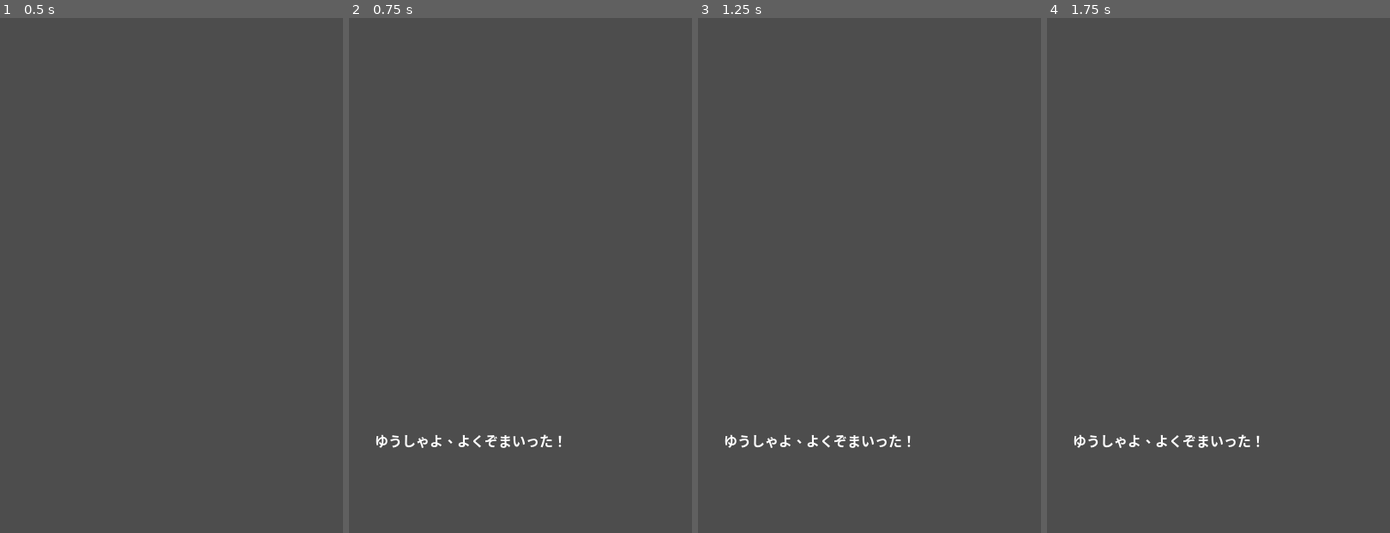
Above: before the commit, frames 1-4 (left to right).
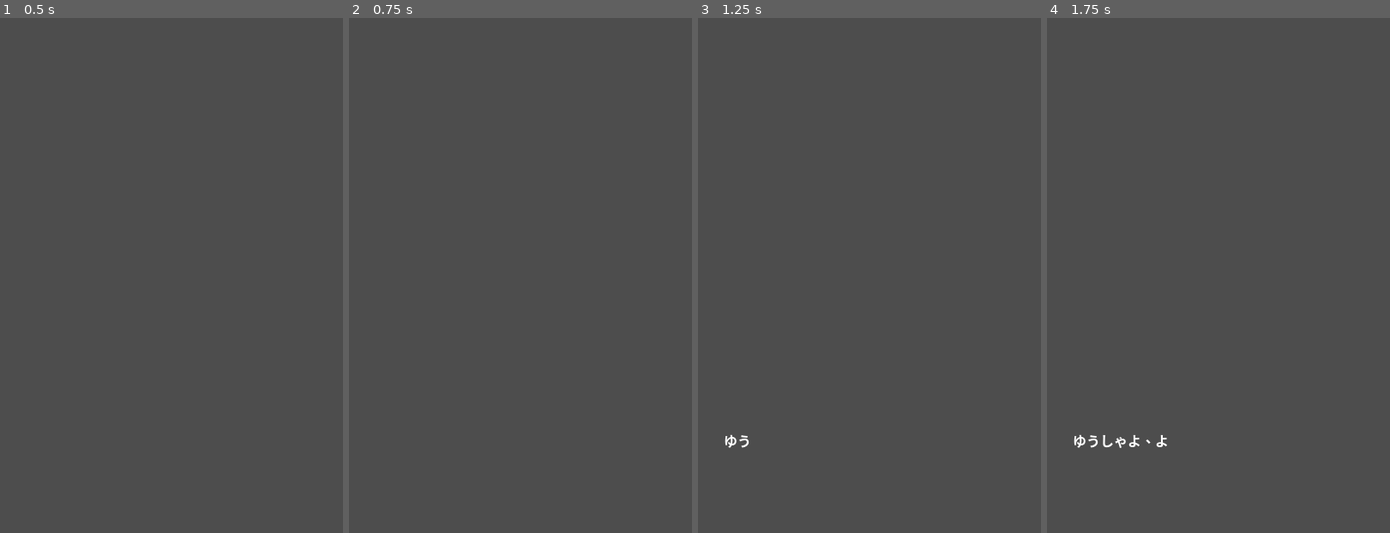
Above: after the commit, the same moments.

Repository: allgorilla/jutegame
Game: Godot game, scene res://CastleScene.tscn
Two runs of this game, one before a commit and one after it. Both use one fixed random seed, a clock stepped at 60 frames per second and the inputs below. This scene is started directly instead of the project's main scene.
Inputs (mouse positions are in pixels of both pictures, inside the frame that each line leads up to):
- Up to frame 1 (0.5 s): no input
- Up to frame 2 (0.75 s): tap Enter at 0.5 s; move the mouse to (595, 249) at 0.52 s; click (595, 249) at 0.67 s
- Up to frame 3 (1.25 s): no input
- Up to frame 4 (1.75 s): move the mouse to (1149, 301) at 1.27 s; click (1149, 301) at 1.42 s

Frame 1 is identical in both runs. In frame 2, 0.5% of the frame differs, in the area x 7-62%, y 80-84%; in frame 3, 0.4%; in frame 4, 0.2%.

Commit message:
メッセージを１文字づつ表示。。

Diff:
--- a/CastleScene.gd
+++ b/CastleScene.gd
@@ -3,12 +3,22 @@
 @onready var message_label = $UI/MessageWindow/MessageLabel
 
 func _ready():
-	# 最初は空にしておく
-	message_label.text = ""
+	# 1. 最初は文字をセットし、表示割合を 0（何も見えない状態）にする
+	message_label.text = "ゆうしゃよ、よくぞまいった！"
+	message_label.visible_ratio = 0
 
-	# 少し間を置いてから喋り出す（演出）
-	await get_tree().create_timer(0.5).timeout
-	start_dialogue()
+	# 2. 少し待ってからメッセージ表示開始
+	await get_tree().create_timer(1.0).timeout
+	show_message()
 
-func start_dialogue():
-	message_label.text = "ゆうしゃよ、よくぞまいった！"
+func show_message():
+	# 3. Tween（トゥイーン）を作成
+	var tween = create_tween()
+
+	# 1文字 0.1秒 で計算する例
+	var duration = message_label.text.length() * 0.1
+	tween.tween_property(message_label, "visible_ratio", 1.0, duration)
+
+	# 5. アニメーションが終わるのを待つ（必要に応じて）
+	await tween.finished
+	print("メッセージ表示完了！")
